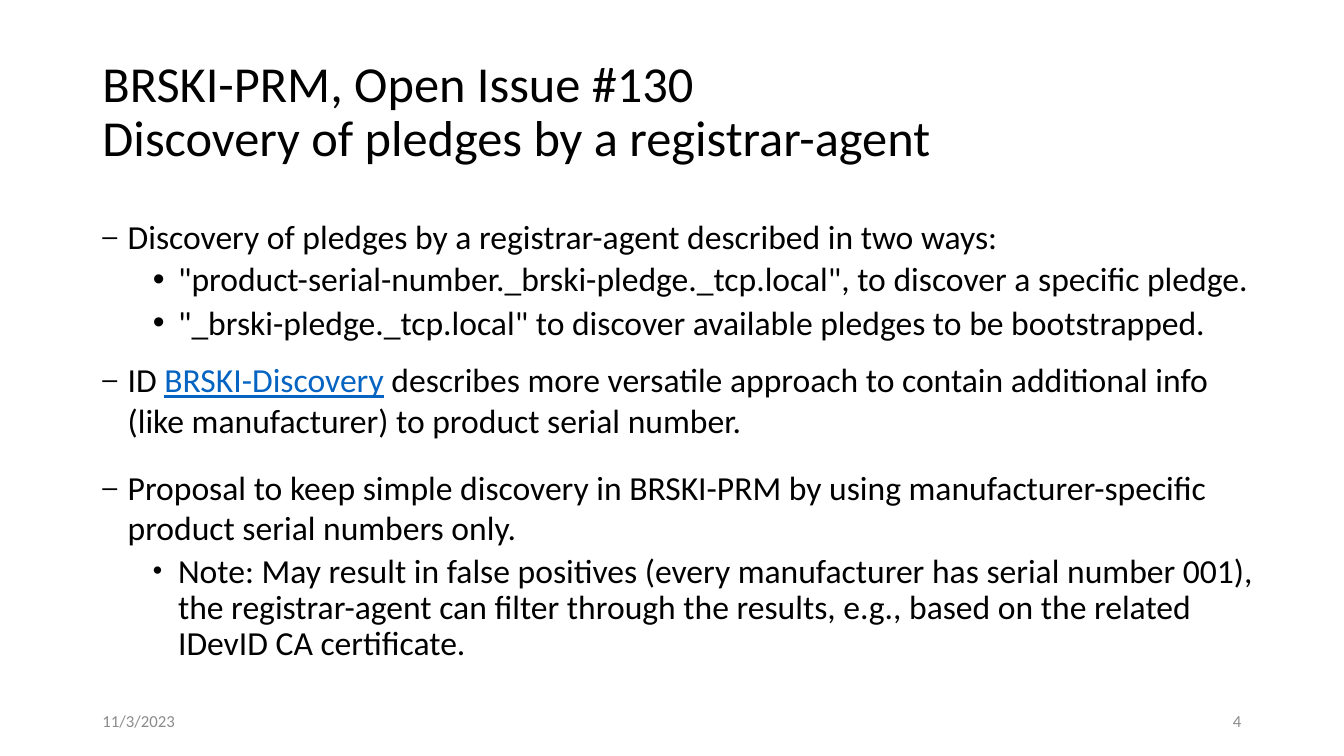
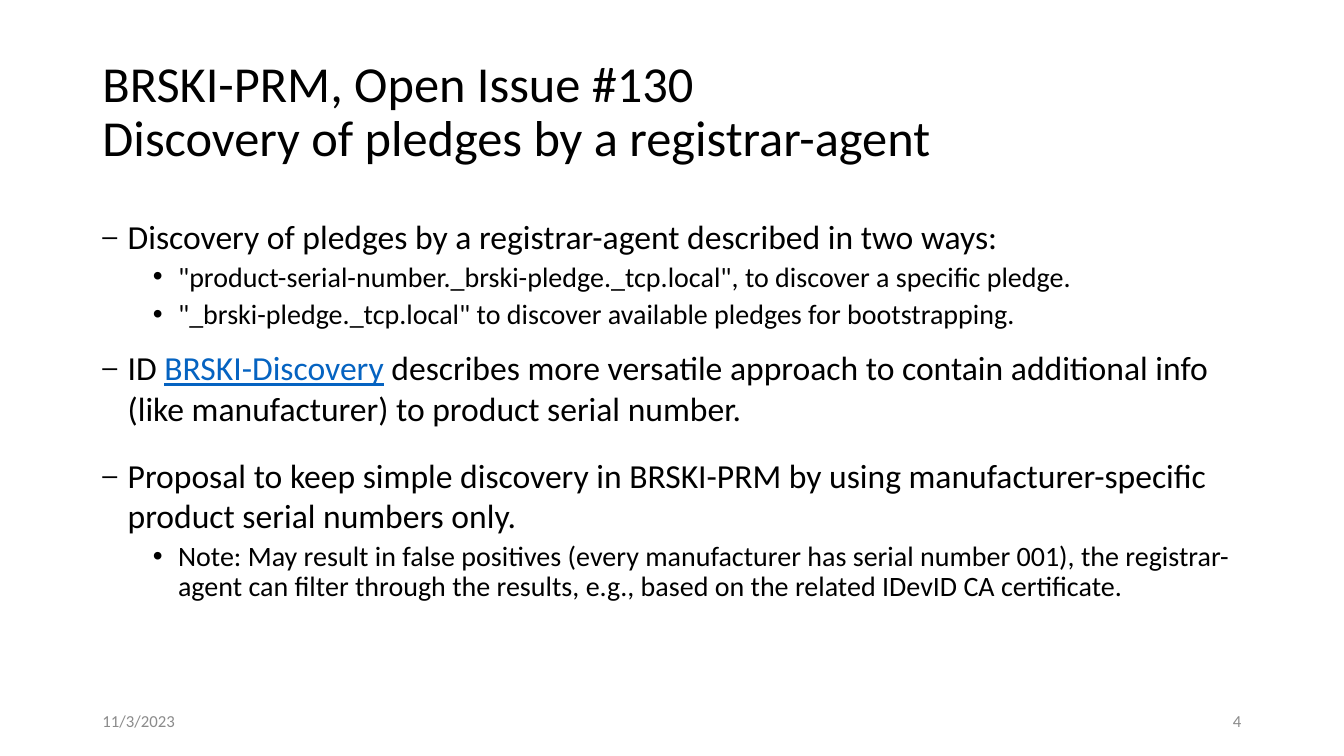
Before and after one commit to anima-wg/anima-brski-prm, a slide deck: slide 4 of presentations/slides-118-anima-update-brski-with-pledge-in-responder-mode-brski-prm.pptx. Drawn at 1344x756 pixels with LibreOffice and Linux fonts; fonts in the diff are those of the drawing. Boxes give left, top, right and bottom in pixels: in the first picture for what was removed or moved away, otherwise in the second. Text is boxed around its words. In the diff, an @@ line names an element or a change of style, - is before the commit and + after.

```diff
--- a/presentations/slides-118-anima-update-brski-with-pledge-in-responder-mode-brski-prm.pptx
+++ b/presentations/slides-118-anima-update-brski-with-pledge-in-responder-mode-brski-prm.pptx
@@ text at bbox=[178, 267, 1228, 601]: size 24 to 20 pt in ""product-serial-number._brski-pledge._tcp.local", to discove ...", "Note: May result in false positives (every ..." @@
@@ text at bbox=[178, 304, 1014, 329]: text changed; size 24 to 20 pt @@
-  • "_brski-pledge._tcp.local" to discover available pledges to be bootstrapped.
+  • "_brski-pledge._tcp.local" to discover available pledges for bootstrapping.
```
Also in this commit, not shown: 1 other slide changed.
